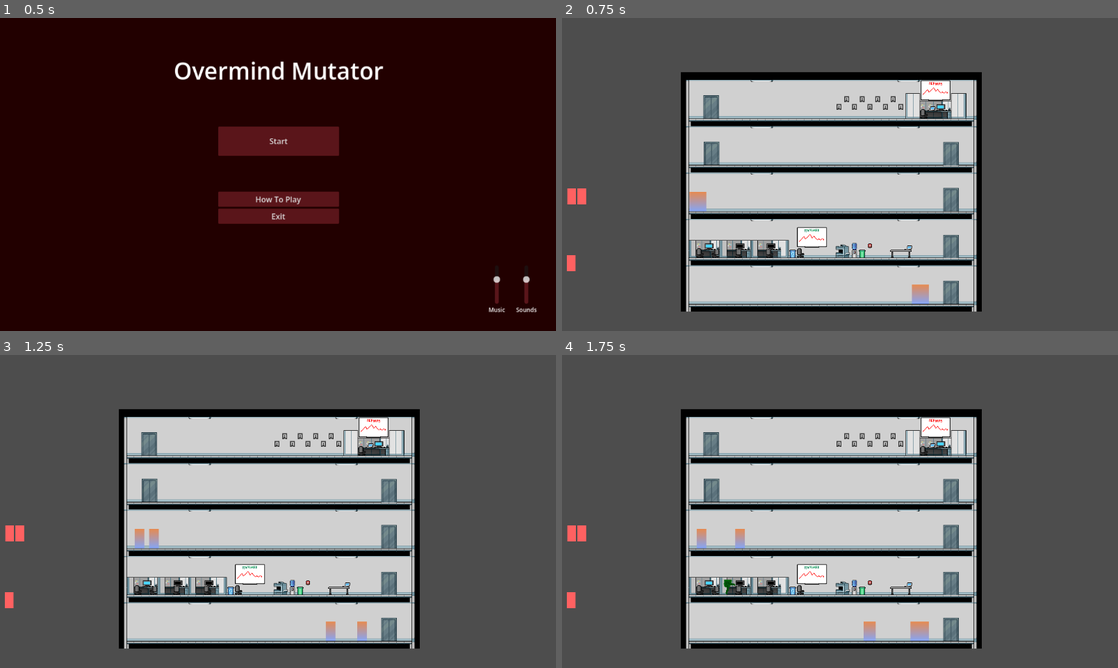
Above: before the commit, frames 1-4 (two rows, left to right).
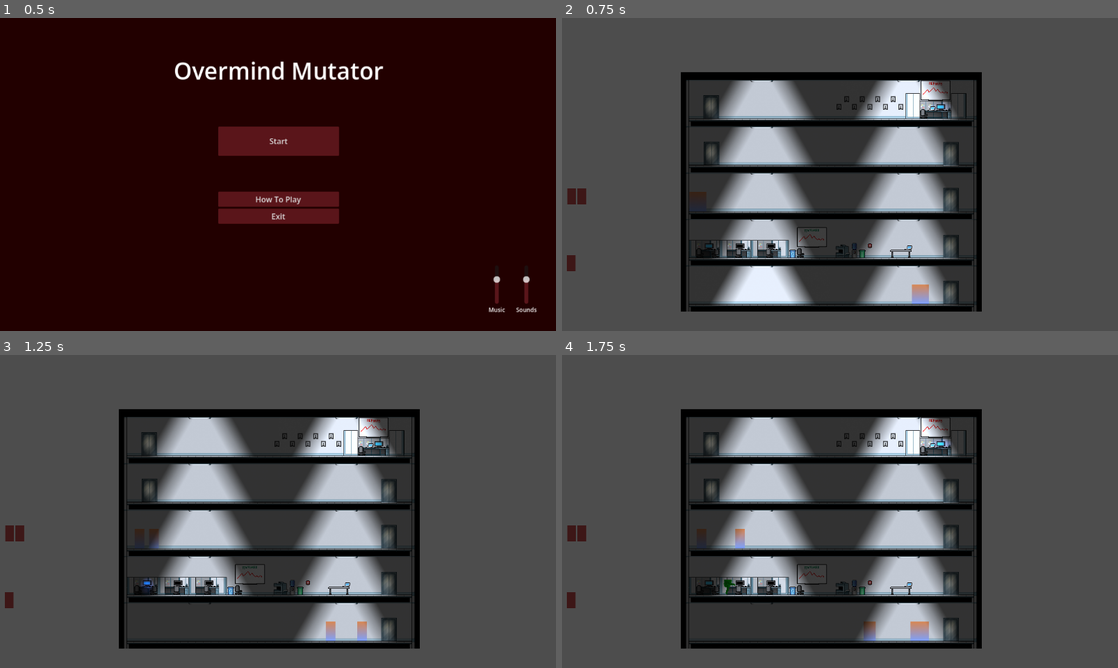
Above: after the commit, the same moments.

Repository: Lambosaurus/wildjam-mutation
Game: Godot game, scene res://ui/start_screen.tscn
The game is run twice, just before and just after one commit, with the same random seed, the same clock (stepped at 60 frames per second) and the same inputs.
Inputs (mouse positions are in pixels of both pictures, inside the frame that each line leads up to):
- Up to frame 1 (0.5 s): no input
- Up to frame 2 (0.75 s): click "Start" at 0.5 s
- Up to frame 3 (1.25 s): no input
- Up to frame 4 (1.75 s): tap Enter at 1.25 s; drag from (584, 533) to (951, 630) at 1.27 s

Frame 1 is identical in both runs. In frame 2, 27% of the frame differs, in the area x 0-75%, y 19-94%; in frame 3, 27%; in frame 4, 27%.

Commit message:
Add ambient lighting

Diff:
--- /dev/null
+++ b/building/components/lighting/point-light.tscn
@@ -0,0 +1,9 @@
+[gd_scene format=3 uid="uid://bvyey1fdeivis"]
+
+[ext_resource type="Script" uid="uid://ds1n6qf5hhsi2" path="res://building/components/lighting/point_light_config.gd" id="1_c5ydf"]
+
+[node name="PointLight" type="PointLight2D" unique_id=1629056901]
+energy = 0.6
+script = ExtResource("1_c5ydf")
+
+[node name="Timer" type="Timer" parent="." unique_id=1577892385]
--- /dev/null
+++ b/building/components/lighting/point_light_config.gd
@@ -0,0 +1,39 @@
+extends PointLight2D
+
+@export var blink: bool = false
+enum BlinkFrequency { Low, Medium, High }
+@export var blink_frequency: BlinkFrequency
+@onready var blink_timer: Timer = $Timer
+var energy_target = self.energy
+var rng = RandomNumberGenerator.new()
+var blink_rate: float = 0
+
+
+# Called when the node enters the scene tree for the first time.
+func _ready() -> void:
+	if (blink):
+		print('blink active')
+		blink_timer.connect("timeout", _on_blink_timeout)
+		calc_energy_target()
+	pass # Replace with function body.
+
+func calc_blink_intensity():
+	match blink_frequency:
+		BlinkFrequency.Low:
+			return {"lower": 0.1, "upper": 0.3}
+		BlinkFrequency.Medium:
+			return {"lower": 0.05, "upper": 0.15}
+		BlinkFrequency.High:
+			return {"lower": 0.01, "upper": 0.02}
+
+
+func calc_energy_target():
+	var light_tween = create_tween()
+	energy_target = rng.randi_range(0.0, 1.0)
+	light_tween.tween_property(self, "energy", energy_target, 0.05)
+
+	var freq_range = calc_blink_intensity()
+	blink_timer.start(rng.randf_range(freq_range.lower, freq_range.upper))
+
+func _on_blink_timeout():
+	calc_energy_target()
--- a/building/components/transporter/elevator/elevator.gd
+++ b/building/components/transporter/elevator/elevator.gd
@@ -18,6 +18,7 @@
 func _ready() -> void:
 	timer.one_shot = true
 	timer.connect("timeout", _handle_elevator_travel)
+	var tween = create_tween()
 	for idx in len(active_floor_stops):
 		var floor_stop = active_floor_stops[idx]
 		floor_stop.name = str(idx)
@@ -30,6 +31,7 @@
 		state = FloorState.DoorsClosed
 	if state == FloorState.DoorsClosed:
 		state = FloorState.DoorsOpening
+		var tween = create_tween()
 		active_floor_stops[target_floor].animator.play("open_door")
 		for body in traveller_queue:
 			if not is_instance_valid(body):
--- a/building/components/transporter/elevator/pixel_floor_stop.tscn
+++ b/building/components/transporter/elevator/pixel_floor_stop.tscn
@@ -2,6 +2,8 @@
 
 [ext_resource type="Script" uid="uid://77rxot6k7sbc" path="res://building/components/transporter/elevator/floor_stop.gd" id="1_8pxdo"]
 [ext_resource type="Texture2D" uid="uid://bqigucw88rd67" path="res://building/tiles/tileset_elevator.png" id="2_2s41n"]
+[ext_resource type="PackedScene" uid="uid://bvyey1fdeivis" path="res://building/components/lighting/point-light.tscn" id="4_gpw8t"]
+[ext_resource type="Texture2D" uid="uid://y88epottr0vf" path="res://building/components/lighting/radial-mask.png" id="5_vngxu"]
 
 [sub_resource type="AtlasTexture" id="AtlasTexture_gjiww"]
 atlas = ExtResource("2_2s41n")
@@ -221,3 +223,10 @@
 libraries/ = SubResource("AnimationLibrary_2s41n")
 
 [node name="DoorTimer" type="Timer" parent="." unique_id=85636460]
+
+[node name="PointLight" parent="." unique_id=1629056901 instance=ExtResource("4_gpw8t")]
+position = Vector2(-0.5000019, 4.7683716e-07)
+scale = Vector2(0.24576269, 0.60759497)
+color = Color(0.6992847, 0.52883154, 0.43323055, 1)
+energy = 1.0
+texture = ExtResource("5_vngxu")
--- a/creatures/mutant/mutant.tscn
+++ b/creatures/mutant/mutant.tscn
@@ -99,6 +99,7 @@
 [node name="TargetSelector" parent="." unique_id=1582399921 instance=ExtResource("5_y6s6a")]
 
 [node name="Vision" type="PointLight2D" parent="." unique_id=1379736234]
+enabled = false
 blend_mode = 2
 range_item_cull_mask = 33
 shadow_enabled = true
--- a/main/main.tscn
+++ b/main/main.tscn
@@ -12,6 +12,9 @@
 [ext_resource type="PackedScene" uid="uid://dcejudxtfvrn8" path="res://building/components/transporter/elevator/pixel_floor_stop.tscn" id="10_bsumw"]
 [ext_resource type="AudioStream" uid="uid://dtmocdv8smevh" path="res://sounds/music/mutation_more_beaty.mp3" id="10_fwcvl"]
 [ext_resource type="Script" uid="uid://bi1k76fl1ws63" path="res://sounds/game_music.gd" id="11_bsumw"]
+[ext_resource type="PackedScene" uid="uid://bvyey1fdeivis" path="res://building/components/lighting/point-light.tscn" id="13_na0o7"]
+[ext_resource type="Texture2D" uid="uid://dkf32vbobi1wy" path="res://building/components/lighting/trapezoid-mask.png" id="14_73k8k"]
+[ext_resource type="Texture2D" uid="uid://y88epottr0vf" path="res://building/components/lighting/radial-mask.png" id="15_5xyti"]
 
 [node name="Main" type="Node2D" unique_id=634852315]
 script = ExtResource("1_3wy1v")
@@ -127,12 +130,6 @@
 
 [node name="MainGUI" parent="GUILayer" unique_id=10804972 instance=ExtResource("9_grrlh")]
 mouse_filter = 1
-
-[node name="EditorLight" type="DirectionalLight2D" parent="." unique_id=26265204]
-position = Vector2(602, -448)
-range_item_cull_mask = 33
-shadow_color = Color(0, 0, 0, 0.49019608)
-shadow_item_cull_mask = 0
 
 [node name="CanvasModulate" type="CanvasModulate" parent="." unique_id=907911038]
 position = Vector2(-240, 103)
@@ -146,3 +143,117 @@
 parameters/looping = true
 script = ExtResource("11_bsumw")
 metadata/_custom_type_script = "uid://bi1k76fl1ws63"
+
+[node name="AmbientLighting" type="Node" parent="." unique_id=1749439373]
+
+[node name="World" type="DirectionalLight2D" parent="AmbientLighting" unique_id=688724368]
+position = Vector2(602, -448)
+energy = 0.24
+range_item_cull_mask = 33
+shadow_color = Color(0, 0, 0, 0.49019608)
+shadow_item_cull_mask = 0
+
+[node name="Floor0" type="Node" parent="AmbientLighting" unique_id=366175854]
+
+[node name="Flouro1" parent="AmbientLighting/Floor0" unique_id=1629056901 instance=ExtResource("13_na0o7")]
+position = Vector2(415, 556.125)
+scale = Vector2(1.1023619, 1.2576919)
+color = Color(0.8721745, 0.9140407, 0.9797401, 1)
+energy = 0.8
+texture = ExtResource("14_73k8k")
+blink = true
+
+[node name="Flouro2" parent="AmbientLighting/Floor0" unique_id=1377409007 instance=ExtResource("13_na0o7")]
+position = Vector2(714, 556.125)
+scale = Vector2(1.1023619, 1.2576925)
+color = Color(0.8721745, 0.9140407, 0.9797401, 1)
+energy = 0.8
+texture = ExtResource("14_73k8k")
+
+[node name="Floor1" type="Node" parent="AmbientLighting" unique_id=1916783808]
+
+[node name="Flouro1" parent="AmbientLighting/Floor1" unique_id=2035548837 instance=ExtResource("13_na0o7")]
+position = Vector2(415, 460.12503)
+scale = Vector2(1.1023619, 1.2576919)
+color = Color(0.8721745, 0.9140407, 0.9797401, 1)
+energy = 0.8
+texture = ExtResource("14_73k8k")
+
+[node name="Flouro2" parent="AmbientLighting/Floor1" unique_id=2057539608 instance=ExtResource("13_na0o7")]
+position = Vector2(714, 460.125)
+scale = Vector2(1.1023619, 1.2576925)
+color = Color(0.8721745, 0.9140407, 0.9797401, 1)
+energy = 0.8
+texture = ExtResource("14_73k8k")
+
+[node name="Computer" parent="AmbientLighting/Floor1" unique_id=2036668955 instance=ExtResource("13_na0o7")]
+position = Vector2(784, 186.00002)
+scale = Vector2(0.42588404, 0.2990505)
+color = Color(0.3208929, 0.4350957, 0.9244205, 1)
+texture = ExtResource("15_5xyti")
+blink = true
+blink_frequency = 2
+
+[node name="Floor2" type="Node" parent="AmbientLighting" unique_id=1099431827]
+
+[node name="Flouro1" parent="AmbientLighting/Floor2" unique_id=1921842620 instance=ExtResource("13_na0o7")]
+position = Vector2(415, 364.125)
+scale = Vector2(1.1023619, 1.2576919)
+color = Color(0.8721745, 0.9140407, 0.9797401, 1)
+energy = 0.8
+texture = ExtResource("14_73k8k")
+
+[node name="Flouro2" parent="AmbientLighting/Floor2" unique_id=2082628862 instance=ExtResource("13_na0o7")]
+position = Vector2(714, 364.12503)
+scale = Vector2(1.1023619, 1.2576925)
+color = Color(0.8721745, 0.9140407, 0.9797401, 1)
+energy = 0.8
+texture = ExtResource("14_73k8k")
+
+[node name="Floor3" type="Node" parent="AmbientLighting" unique_id=188043490]
+
+[node name="Flouro1" parent="AmbientLighting/Floor3" unique_id=794900244 instance=ExtResource("13_na0o7")]
+position = Vector2(415, 268.125)
+scale = Vector2(1.1023619, 1.2576919)
+color = Color(0.8721745, 0.9140407, 0.9797401, 1)
+energy = 0.8
+texture = ExtResource("14_73k8k")
+
+[node name="Flouro2" parent="AmbientLighting/Floor3" unique_id=108768872 instance=ExtResource("13_na0o7")]
+position = Vector2(714, 268.12506)
+scale = Vector2(1.1023619, 1.2576925)
+color = Color(0.8721745, 0.9140407, 0.9797401, 1)
+energy = 0.8
+texture = ExtResource("14_73k8k")
+
+[node name="Floor4" type="Node" parent="AmbientLighting" unique_id=2013129611]
+
+[node name="Flouro1" parent="AmbientLighting/Floor4" unique_id=486922586 instance=ExtResource("13_na0o7")]
+position = Vector2(415, 172.125)
+scale = Vector2(1.1023619, 1.2576919)
+color = Color(0.8721745, 0.9140407, 0.9797401, 1)
+energy = 0.8
+texture = ExtResource("14_73k8k")
+
+[node name="Flouro2" parent="AmbientLighting/Floor4" unique_id=142175962 instance=ExtResource("13_na0o7")]
+position = Vector2(714, 172.12508)
+scale = Vector2(1.1023619, 1.2576925)
+color = Color(0.8721745, 0.9140407, 0.9797401, 1)
+energy = 1.0
+texture = ExtResource("14_73k8k")
+
+[node name="Computer" parent="AmbientLighting/Floor4" unique_id=745984558 instance=ExtResource("13_na0o7")]
+position = Vector2(304, 481)
+scale = Vector2(0.26131546, 0.5051423)
+color = Color(0.3208929, 0.4350957, 0.9244205, 1)
+texture = ExtResource("15_5xyti")
+blink = true
+blink_frequency = 2
+
+[node name="EditorLight" type="DirectionalLight2D" parent="AmbientLighting" unique_id=26265204]
+position = Vector2(602, -448)
+editor_only = true
+energy = 0.5
+range_item_cull_mask = 33
+shadow_color = Color(0, 0, 0, 0.49019608)
+shadow_item_cull_mask = 0
Not shown, added: building/components/lighting/point_light_config.gd.uid
Binary file added: building/components/lighting/radial-mask.png
Not shown, added: building/components/lighting/radial-mask.png.import
Binary file added: building/components/lighting/trapezoid-mask.png
Not shown, added: building/components/lighting/trapezoid-mask.png.import
Binary file added: building/components/transporter/elevator/lift-incoming.png
Not shown, added: building/components/transporter/elevator/lift-incoming.png.import
